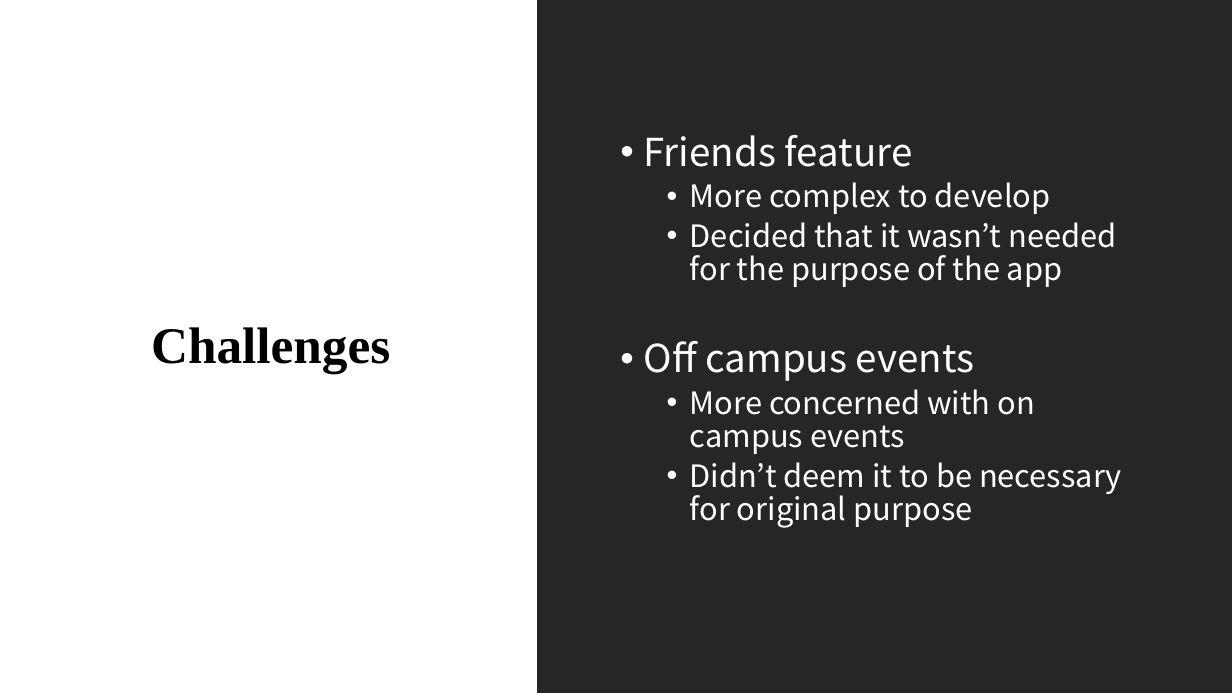
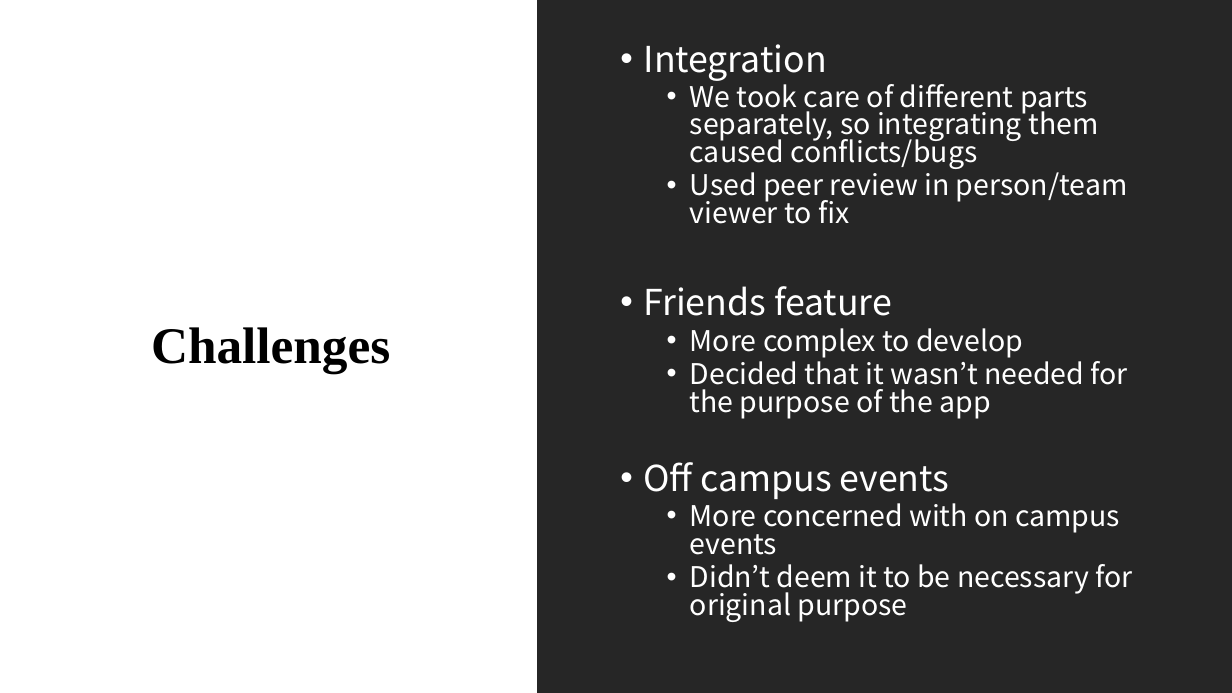
Before and after one commit to Computer-Girl/3308Project, a slide deck: slide 15 of LetsGo.pptx. Drawn at 1232x693 pixels with LibreOffice and Linux fonts; fonts in the diff are those of the drawing. Boxes give left, top, right and bottom in pixels: in the first picture for what was removed or moved away, otherwise in the second. Text is boxed around its words. In the diff, an @@ line names an element or a change of style, - is before the commit and + after.

```diff
--- a/LetsGo.pptx
+++ b/LetsGo.pptx
@@ text "Integration" moved from (x1=644, y1=135, x2=1122, y2=528) to (x1=644, y1=44, x2=1133, y2=622) @@
@@ text at (x1=644, y1=44, x2=1128, y2=224): paragraphs added @@
+• Integration
+  • We took care of different parts separately, so integrating them caused conflicts/bugs
+  • Used peer review in person/team viewer to fix
@@ text at (x1=644, y1=286, x2=1133, y2=622): size 30 to 27.8 pt in "Friends feature", "Off campus events"; size 24 to 22.2 pt in "More complex to develop", "Decided that it wasn’t needed for the ...", "More concerned with on campus events", "Didn’t deem it to be necessary for ..."; line spacing 0.9 to 0.8 @@
```
Also in this commit, not shown: 5 other slides changed, 2 slides added.
